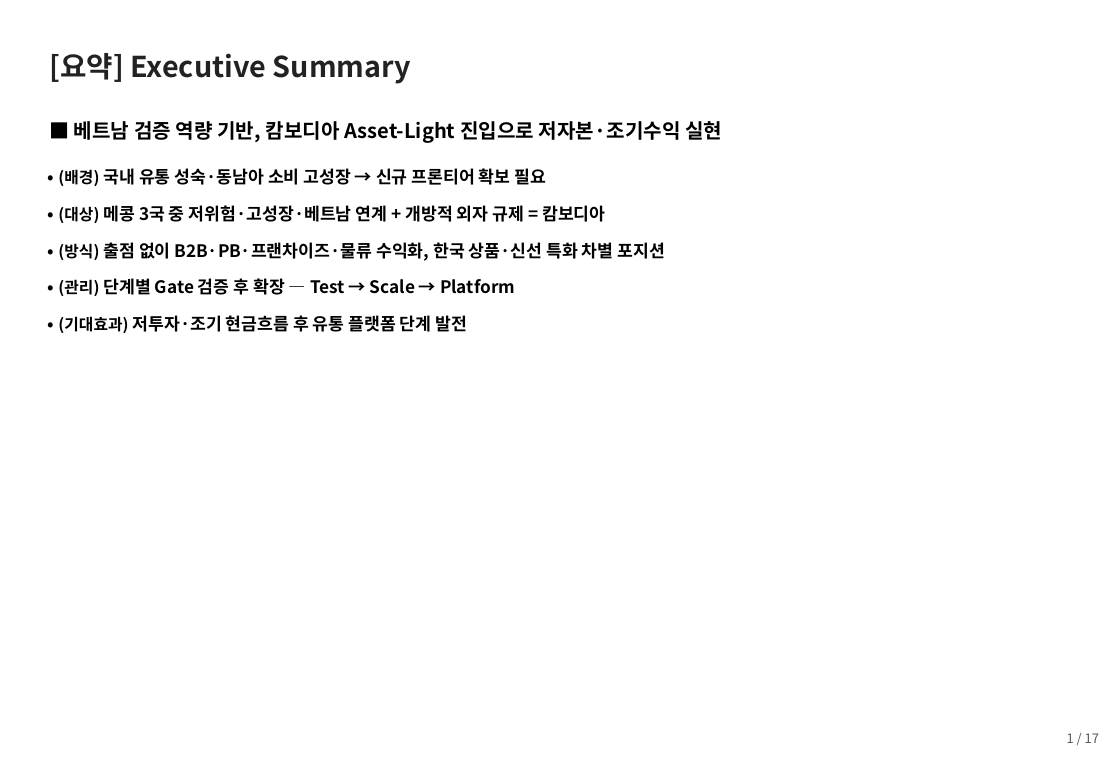
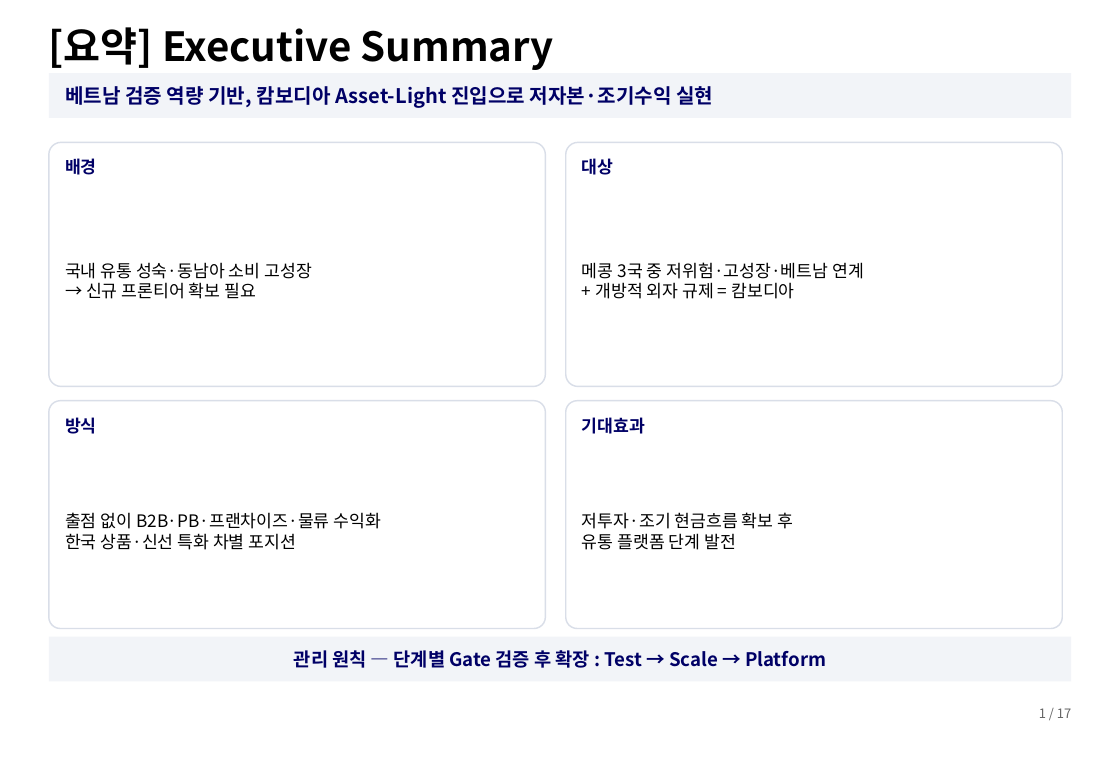
Before and after one commit to avoseed/web1, a slide deck: slide 2 of output/캄보디아_확장기획.pptx. Drawn at 1120x775 pixels with LibreOffice and Linux fonts; fonts in the diff are those of the drawing. Boxes give left, top, right and bottom in pixels: in the first picture for what was removed or moved away, otherwise in the second. Text is boxed around its words. In the diff, an @@ line names an element or a change of style, - is before the commit and + after.

```diff
--- a/output/캄보디아_확장기획.pptx
+++ b/output/캄보디아_확장기획.pptx
@@ text "[요약] Executive Summary": place and size @@
-text "[요약] Executive Summary" at <box>49,53,411,84</box>
+text "[요약] Executive Summary" at <box>49,27,554,70</box>
@@ text "[요약] Executive Summary" at <box>49,27,554,70</box>: size 20 to 28 pt, text colour #222222 to #000000; vertical alignment top to bottom @@
@@ rectangle added at <box>49,73,1071,118</box>, fill #F2F4F8 @@
@@ text at <box>65,86,713,108</box>: text changed; text colour #000000 to #000066 @@
-■ 베트남 검증 역량 기반, 캄보디아 Asset-Light 진입으로 저자본·조기수익 실현
+베트남 검증 역량 기반, 캄보디아 Asset-Light 진입으로 저자본·조기수익 실현
@@ rounded rectangle added at <box>49,143,545,387</box>, fill #FFFFFF, outline #D9DEE8 1 pt @@
@@ rounded rectangle added at <box>566,143,1062,387</box>, fill #FFFFFF, outline #D9DEE8 1 pt @@
@@ text added at <box>65,158,97,175</box>, 12 pt, text #000066, bold @@
+배경
@@ text added at <box>582,158,614,175</box>, 12 pt, text #000066, bold @@
+대상
@@ text at <box>65,262,312,299</box>: text changed; bold off @@
-• (배경) 국내 유통 성숙·동남아 소비 고성장 → 신규 프론티어 확보 필요
+국내 유통 성숙·동남아 소비 고성장
+→ 신규 프론티어 확보 필요
@@ text at <box>582,262,864,299</box>: text changed; bold off @@
-• (대상) 메콩 3국 중 저위험·고성장·베트남 연계 + 개방적 외자 규제 = 캄보디아
+메콩 3국 중 저위험·고성장·베트남 연계
++ 개방적 외자 규제 = 캄보디아
@@ rounded rectangle added at <box>49,401,545,629</box>, fill #FFFFFF, outline #D9DEE8 1 pt @@
@@ text added at <box>65,417,97,434</box>, 12 pt, text #000066, bold @@
+방식
@@ rounded rectangle added at <box>566,401,1062,629</box>, fill #FFFFFF, outline #D9DEE8 1 pt @@
@@ text added at <box>582,417,645,434</box>, 12 pt, text #000066, bold @@
+기대효과
@@ vertical alignment top to middle in 6 elements at <box>65,86,713,108</box>, <box>582,262,864,299</box>, <box>65,262,312,299</box>, <box>65,512,382,550</box>, <box>294,650,826,668</box>, <box>582,512,793,550</box> @@
@@ text at <box>65,512,382,550</box>: text changed; bold off @@
-• (방식) 출점 없이 B2B·PB·프랜차이즈·물류 수익화, 한국 상품·신선 특화 차별 포지션
+출점 없이 B2B·PB·프랜차이즈·물류 수익화
+한국 상품·신선 특화 차별 포지션
@@ text at <box>582,512,793,550</box>: text changed; bold off @@
-• (기대효과) 저투자·조기 현금흐름 후 유통 플랫폼 단계 발전
+저투자·조기 현금흐름 확보 후
+유통 플랫폼 단계 발전
@@ rectangle added at <box>49,637,1071,682</box>, fill #F2F4F8 @@
@@ text at <box>294,650,826,668</box>: text changed; size 12 to 13 pt; text colour #000000 to #000066 @@
-• (관리) 단계별 Gate 검증 후 확장 — Test → Scale → Platform
+관리 원칙 — 단계별 Gate 검증 후 확장 : Test → Scale → Platform
@@ text "1 / 17": place and size @@
-text "1 / 17" at <box>1067,733,1099,743</box>
+text "1 / 17" at <box>1039,708,1071,718</box>
@@ text "1 / 17" at <box>1039,708,1071,718</box>: text colour #595959 to #666666 @@
```
Also in this commit, not shown: 17 other slides changed, 1 other file.
